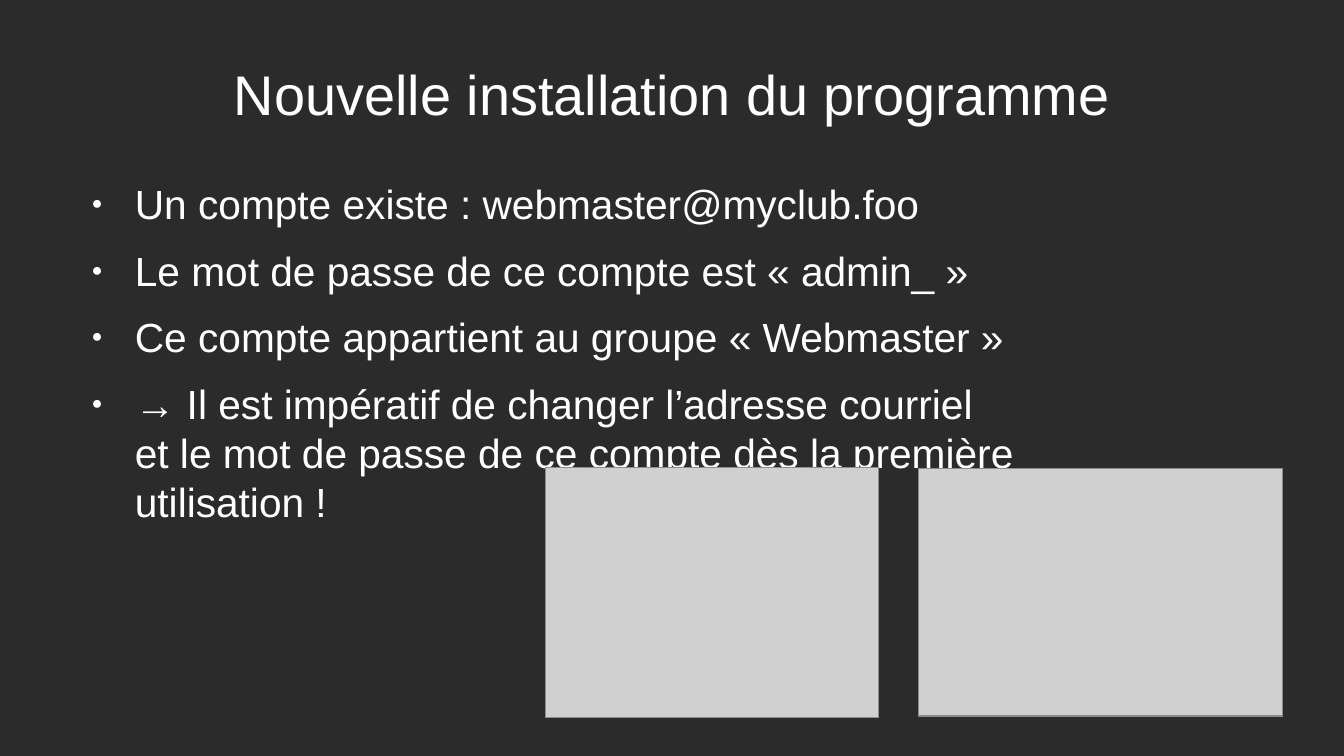
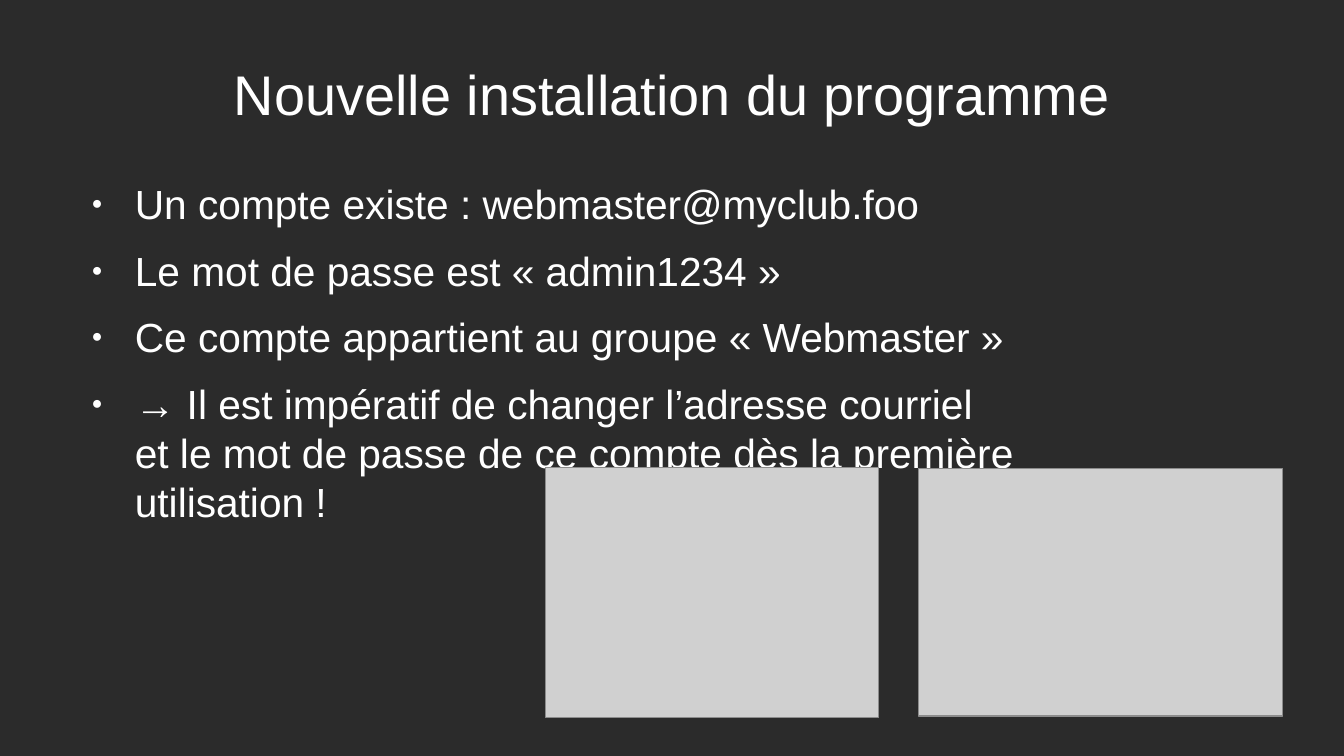
Before and after one commit to jebissey/MyClub, a slide deck: slide 11 of doc/Presentation _2.odp. Drawn at 1344x756 pixels with LibreOffice and Linux fonts; fonts in the diff are those of the drawing; grey boxes stand for pictures; background and template pictures are left out; a plain dark background stands for a picture behind light text. Boxes give left, top, right and bottom in pixels: in the first picture for what was removed or moved away, otherwise in the second. Text is boxed around its words. In the diff, an @@ line names an element or a change of style, - is before the commit and + after.

Commit message:
Update presentations

```diff
--- a/doc/Presentation _2.odp
+++ b/doc/Presentation _2.odp
@@ text at (x1=135, y1=256, x2=747, y2=293): text changed @@
-● Le mot de passe de ce compte est « admin_ »
+● Le mot de passe est « admin1234 »
```
Also in this commit, not shown: 1 other file.
